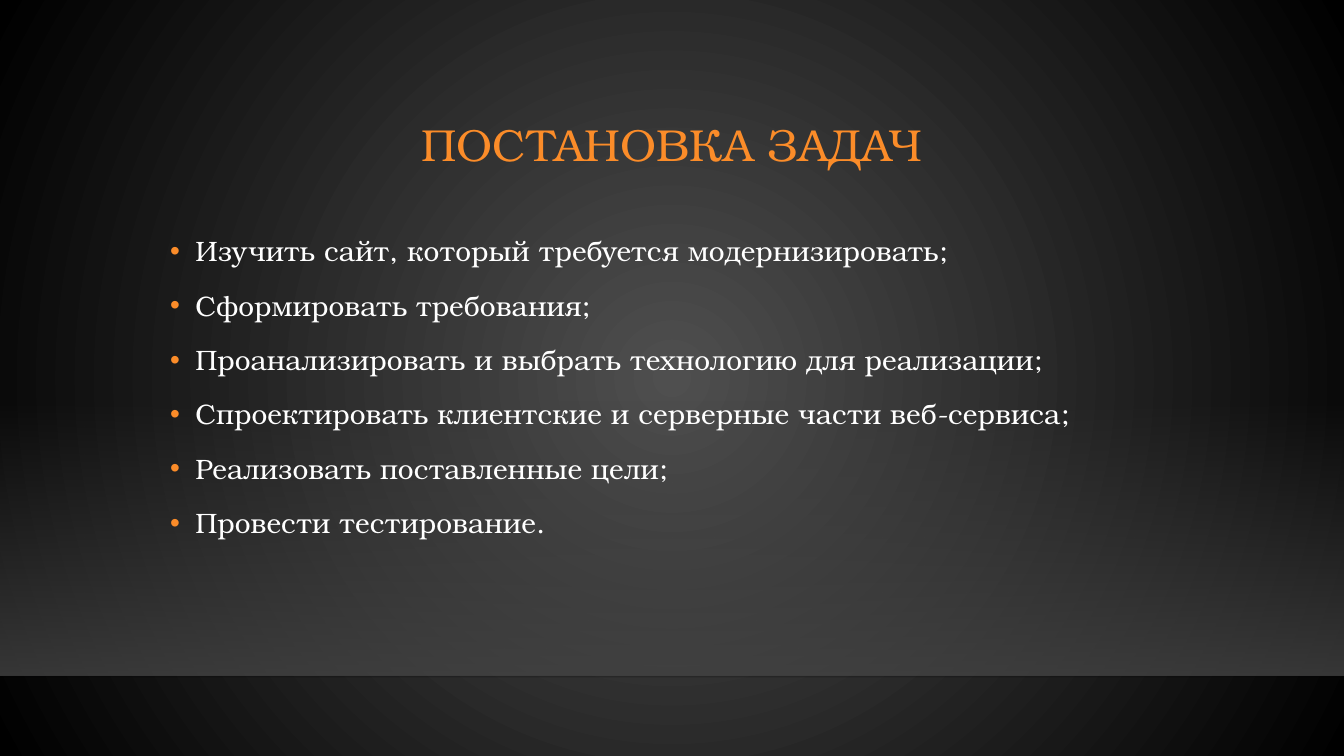
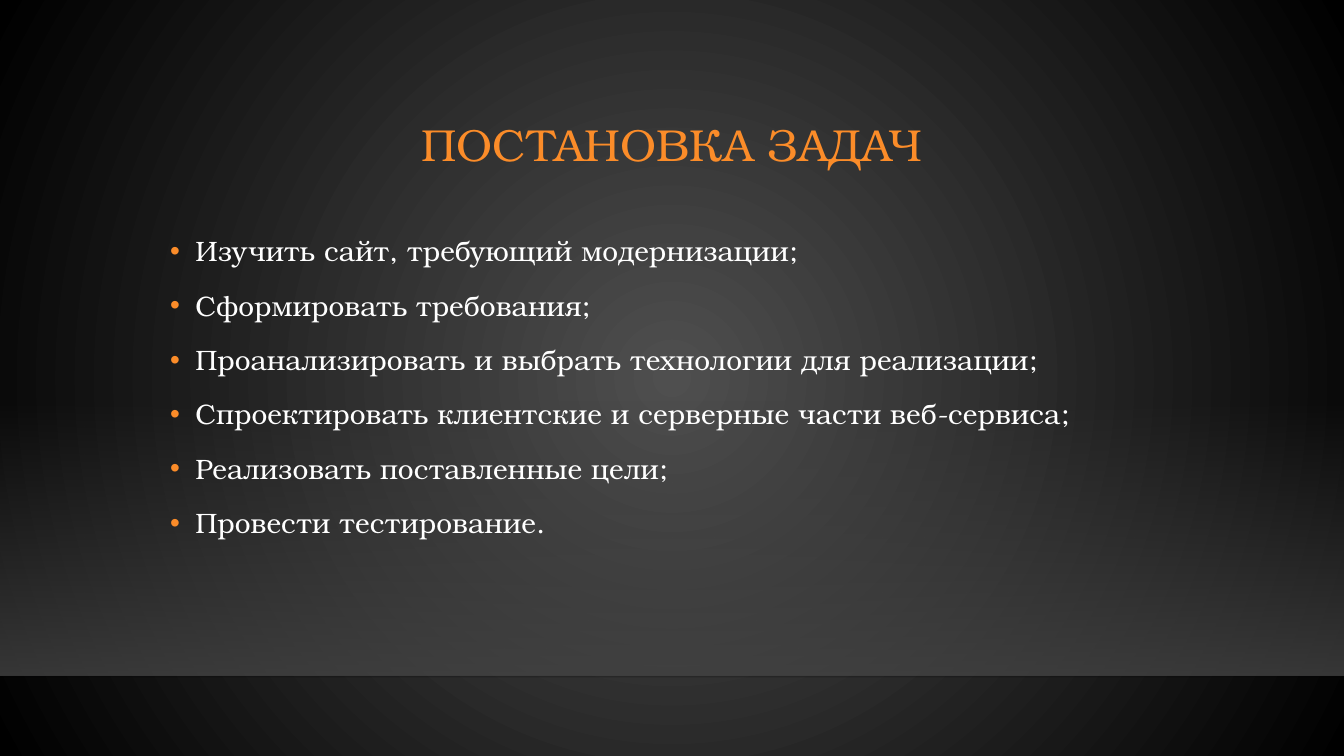
Before and after one commit to gunger28/diploma, a slide deck: slide 2 of Гунгер Диплом презентация.pptx. Drawn at 1344x756 pixels with LibreOffice and Linux fonts; fonts in the diff are those of the drawing; background and template pictures are left out. Boxes give left, top, right and bottom in pixels: in the first picture for what was removed or moved away, otherwise in the second. Text is boxed around its words. In the diff, an @@ line names an element or a change of style, - is before the commit and + after.

```diff
--- a/Гунгер Диплом презентация.pptx
+++ b/Гунгер Диплом презентация.pptx
@@ text at (195,240,789,268): text changed @@
-• Изучить сайт, который требуется модернизировать;
+• Изучить сайт, требующий модернизации;
@@ text at (195,350,1029,377): text changed @@
-• Проанализировать и выбрать технологию для реализации;
+• Проанализировать и выбрать технологии для реализации;
```
Also in this commit, not shown: 8 other slides changed, 2 slides added, 3 other files.
